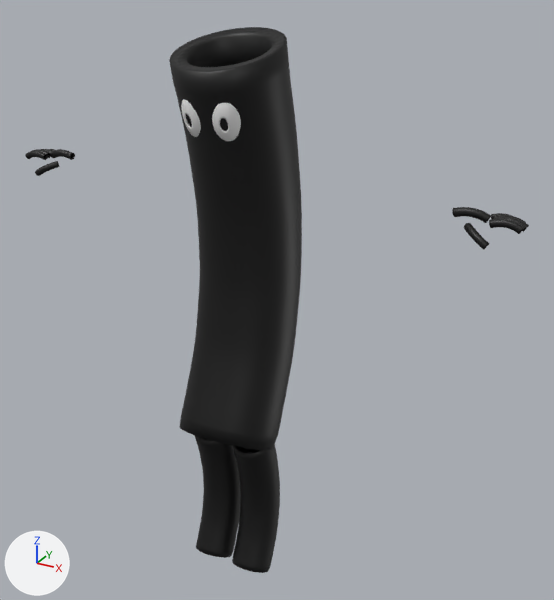
An edit to the FBX model Assets/Model/Holy Macaroni.fbx, drawn before and after from the same camera.
The view is the same before and after, from a 50 mm camera at (1.259, -1.984, 2.078) aimed at (0.095, 0.132, 1.02). The axes (+X, +Y, +Z) are drawn at lower left. The lights are the same throughout. Where no turn or scale is listed for an object, it has been applied to the vertices.

Objects in the first picture: 'Body'.
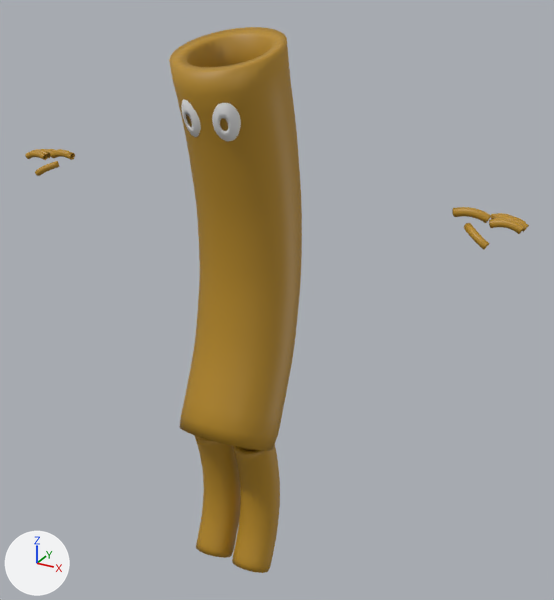
What differs and where, as boxes (x1, y1, x2, y2) in the pictures (554 x 600 px):
```json
{"object": "Body", "change": "recoloured", "before": [25, 27, 529, 573], "after": [25, 27, 529, 573]}
```

The change, as JSON lines over the scene's bpy script:
```json
{"op": "set", "path": "mat_holy_macaroni.base_color", "old": "(0.0, 0.0, 0.0)", "new": "(0.464, 0.249, 0.0163)", "note": "black #000000 -> yellow #b58922"}
```
